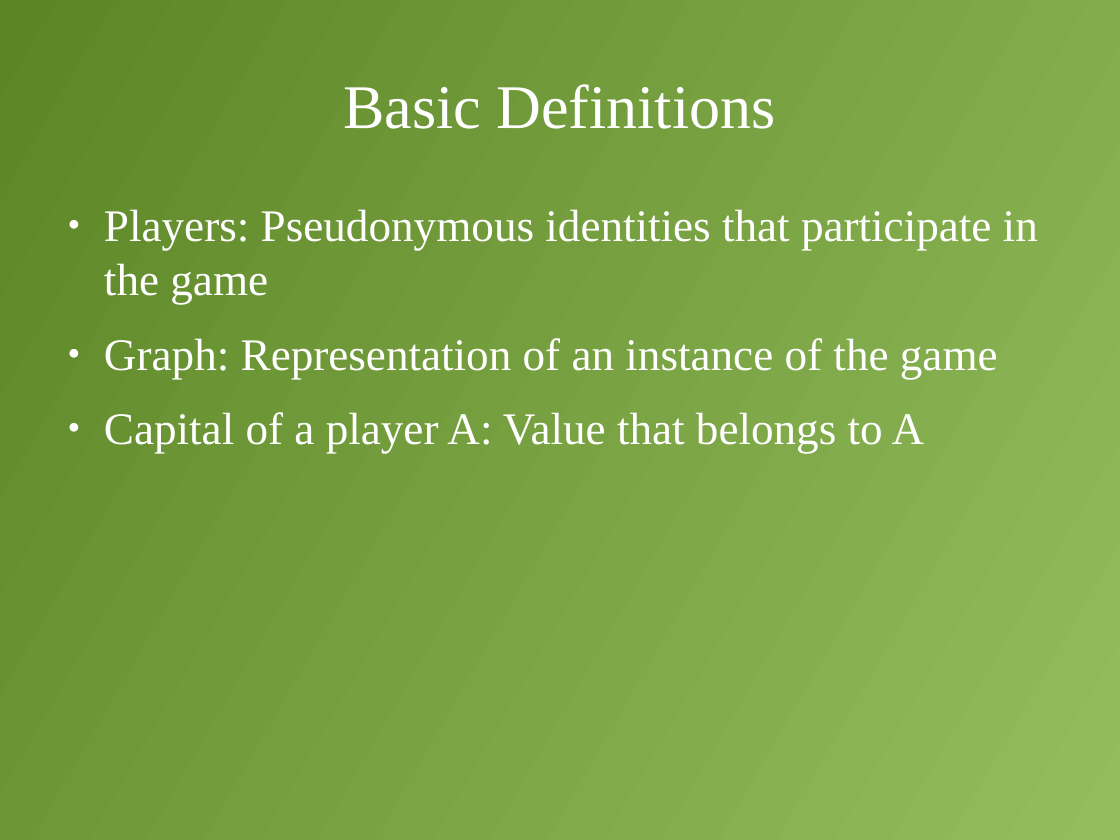
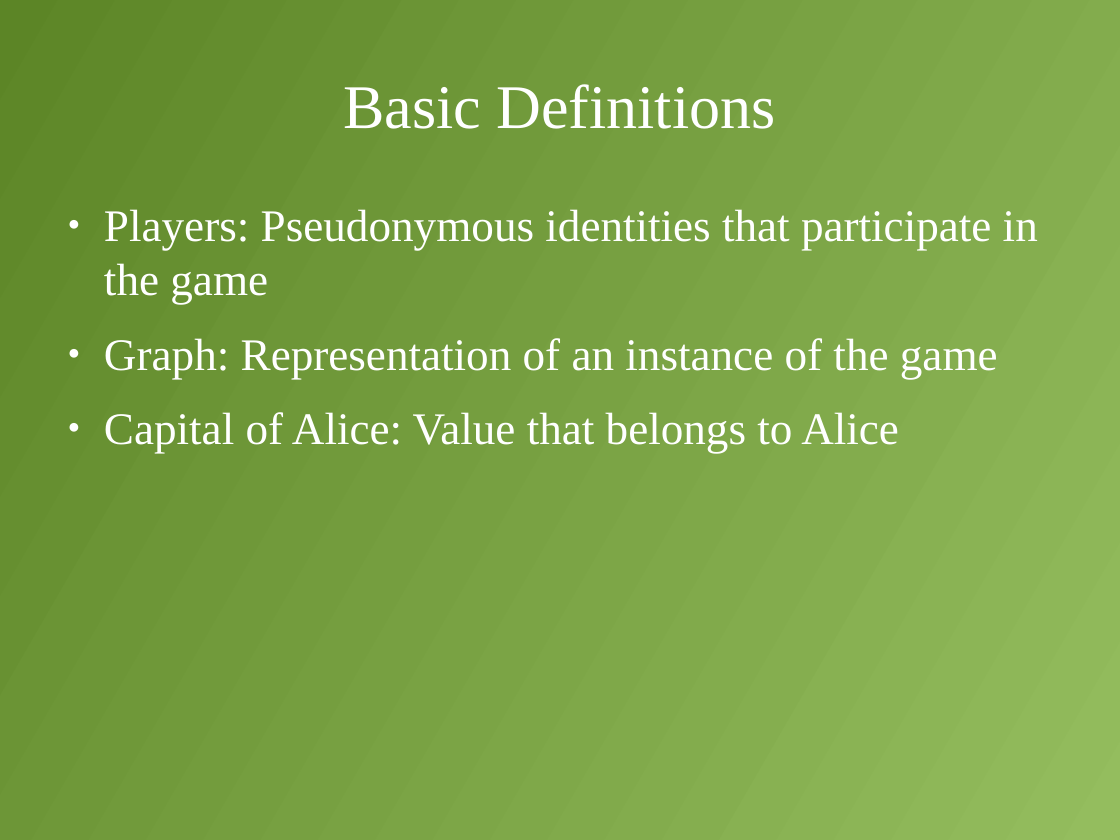
Before and after one commit to decrypto-org/TrustIsRisk, a slide deck: slide 2 of presentations/AtheCrypt10-1-2017/AtheCrypt10-1-2017.odp. Drawn at 1120x840 pixels with LibreOffice and Linux fonts; fonts in the diff are those of the drawing. Boxes give left, top, right and bottom in pixels: in the first picture for what was removed or moved away, otherwise in the second. Text is boxed around its words. In the diff, an @@ line names an element or a change of style, - is before the commit and + after.

```diff
--- a/presentations/AtheCrypt10-1-2017/AtheCrypt10-1-2017.odp
+++ b/presentations/AtheCrypt10-1-2017/AtheCrypt10-1-2017.odp
@@ text at [104, 412, 899, 453]: text changed @@
-● Capital of a player A: Value that belongs to A
+● Capital of Alice: Value that belongs to Alice
```
Also in this commit, not shown: 4 slides added.
